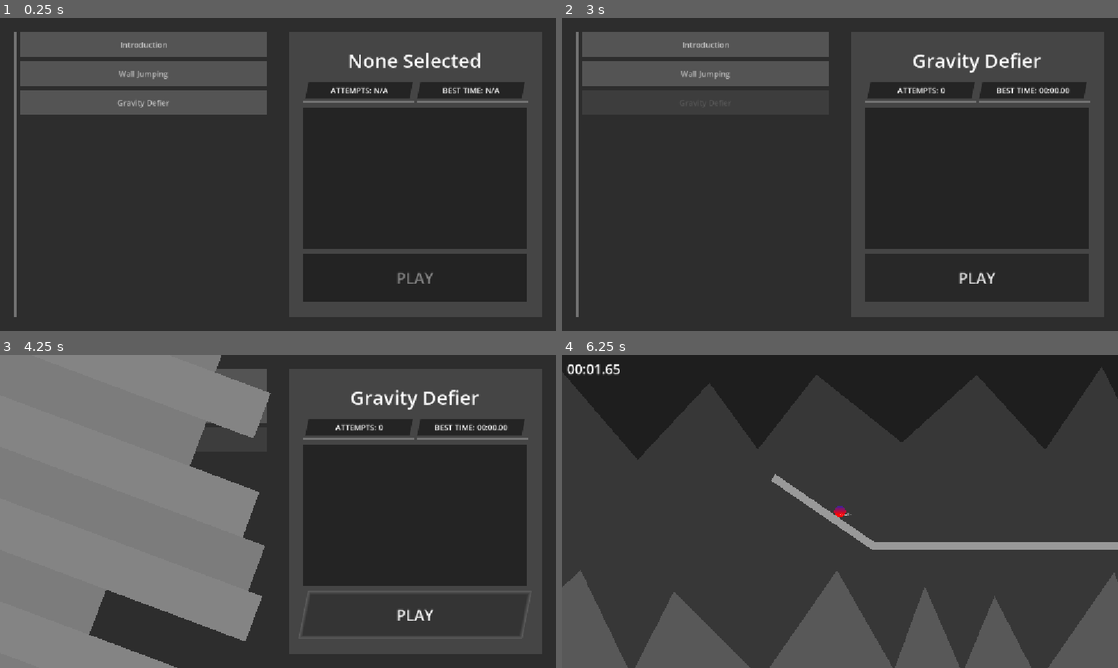
Above: before the commit, frames 1-4 (two rows, left to right).
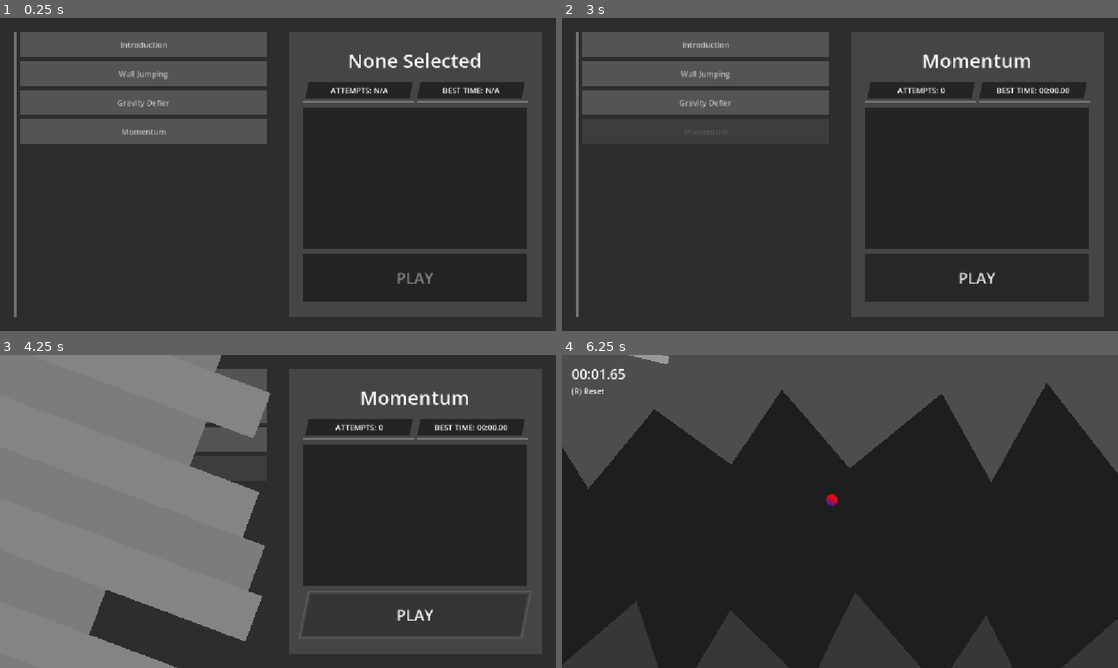
Above: after the commit, the same moments.

Repository: appellatebaton0/wierd-jam
Game: Godot game, scene res://Scenes/Main.tscn
Two runs of this game, one before a commit and one after it. Both use one fixed random seed, a clock stepped at 60 frames per second and the inputs below.
Inputs (mouse positions are in pixels of both pictures, inside the frame that each line leads up to):
- Up to frame 1 (0.25 s): no input
- Up to frame 2 (3 s): click "Introduction" at 0.5 s; click "Wall Jumping" at 1.25 s; click "Gravity Defier" at 2 s; click (706, 130) at 2.75 s, where only the run after the commit has a clickable "Momentum"
- Up to frame 3 (4.25 s): click "PLAY" at 3.5 s
- Up to frame 4 (6.25 s): click "PLAY" at 4.25 s; tap Enter at 5 s; hold W 5.03-5.78 s; tap Space (Jump) at 5.27, 6.02 s

The runs differ from the first frame. In frame 1, 3.5% of the frame differs, in the area x 3-48%, y 32-41%; in frame 2, 0.9%; in frame 3, 0.6%; in frame 4, 85%, in the area x 0-100%, y 0-100%.
Error before the commit: Parse Error: Identifier "rail_snap" not declared in the current scope. (res://Scripts/Rail.gd:53)

Commit message:
h13.5 - Manual Reseting & Even Better Physics
Added a key for manual reset WHICH WAS ALL I HAD PLANNED.

But then I noticed something wasn't happening that I wanted to - when you fall onto a slope, or otherwise hit a surface with a lot of speed, you snap down to the grind speed - I switched it (after some work) to keeping that speed you had, depending on how close it is to the new speed.

Diff:
--- a/Scenes/Levels/Gravity_Defier.tscn
+++ b/Scenes/Levels/Gravity_Defier.tscn
@@ -7,6 +7,7 @@
 index = 2
 
 [node name="Polygon2D" parent="Parallax2D2" parent_id_path=PackedInt32Array(1941711672) index="0" unique_id=1754250498]
+position = Vector2(8, 425)
 polygon = PackedVector2Array(7500, -1500, 7500, 1500, -7500, 1500, -7500, -1500, -7500, -1369.1631, -7291.2515, -1689.9 …(1226 unchanged characters)…
 
 [node name="Polygon2D" parent="Parallax2D" parent_id_path=PackedInt32Array(27294607) index="0" unique_id=1216577211]
@@ -44,18 +45,30 @@
 position = Vector2(-162, 198)
 
 [node name="LongRail8" parent="." index="14" unique_id=120112712 instance=ExtResource("2_msm3a")]
-position = Vector2(-1595, 20)
-rotation = 0.7963524
+position = Vector2(-1612.9999, 38)
+rotation = 0.6981317
 
-[node name="LongRail9" parent="." index="15" unique_id=310490164 instance=ExtResource("2_msm3a")]
+[node name="LongRail13" parent="." index="15" unique_id=723667965 instance=ExtResource("2_msm3a")]
+position = Vector2(-1612.9999, 38)
+rotation = 0.6981317
+
+[node name="LongRail9" parent="." index="16" unique_id=310490164 instance=ExtResource("2_msm3a")]
 position = Vector2(279, 39)
 rotation = 2.4486346
 
-[node name="LongRail10" parent="." index="16" unique_id=523359656 instance=ExtResource("2_msm3a")]
+[node name="LongRail14" parent="." index="17" unique_id=2021702591 instance=ExtResource("2_msm3a")]
+position = Vector2(514, -365)
+rotation = 1.7453293
+
+[node name="LongRail15" parent="." index="18" unique_id=227900782 instance=ExtResource("2_msm3a")]
+position = Vector2(433.00006, -826)
+rotation = 1.0471976
+
+[node name="LongRail10" parent="." index="19" unique_id=523359656 instance=ExtResource("2_msm3a")]
 position = Vector2(384, 555)
 
-[node name="LongRail11" parent="." index="17" unique_id=915853296 instance=ExtResource("2_msm3a")]
+[node name="LongRail11" parent="." index="20" unique_id=915853296 instance=ExtResource("2_msm3a")]
 position = Vector2(892, 555)
 
-[node name="LongRail12" parent="." index="18" unique_id=2122256474 instance=ExtResource("2_msm3a")]
+[node name="LongRail12" parent="." index="21" unique_id=2122256474 instance=ExtResource("2_msm3a")]
 position = Vector2(1395, 555)
--- /dev/null
+++ b/Scenes/Levels/Momentum.tscn
@@ -0,0 +1,38 @@
+[gd_scene format=3 uid="uid://d2p1nmbkfogfu"]
+
+[ext_resource type="PackedScene" uid="uid://bp4ot4t75mw16" path="res://Scenes/BaseLevel.tscn" id="1_cklyt"]
+[ext_resource type="PackedScene" uid="uid://dffj877vhhx4u" path="res://Scenes/LongRail.tscn" id="2_bbf63"]
+
+[node name="Level" unique_id=1515485159 instance=ExtResource("1_cklyt")]
+index = 3
+
+[node name="Player" parent="." index="4" unique_id=993666105]
+position = Vector2(-2608, -1535)
+
+[node name="LongRail" parent="." index="7" unique_id=1357488898 instance=ExtResource("2_bbf63")]
+position = Vector2(-2604, -1446.0001)
+rotation = 0.22846644
+
+[node name="LongRail2" parent="." index="8" unique_id=784164349 instance=ExtResource("2_bbf63")]
+position = Vector2(-1285, 154)
+rotation = 1.2062794
+
+[node name="LongRail3" parent="." index="9" unique_id=301599115 instance=ExtResource("2_bbf63")]
+position = Vector2(-1000, 538)
+rotation = 0.6459915
+
+[node name="LongRail4" parent="." index="10" unique_id=834808657 instance=ExtResource("2_bbf63")]
+position = Vector2(-552, 714)
+rotation = 0.067217216
+
+[node name="LongRail5" parent="." index="11" unique_id=342929734 instance=ExtResource("2_bbf63")]
+position = Vector2(-43.99997, 751)
+rotation = 0.067217216
+
+[node name="LongRail6" parent="." index="12" unique_id=1168208710 instance=ExtResource("2_bbf63")]
+position = Vector2(464, 788)
+rotation = 0.067217216
+
+[node name="LongRail7" parent="." index="13" unique_id=2067416267 instance=ExtResource("2_bbf63")]
+position = Vector2(972, 825)
+rotation = 0.067217216
--- a/Scenes/Levels/Wall_Jumping.tscn
+++ b/Scenes/Levels/Wall_Jumping.tscn
@@ -50,4 +50,4 @@
 offset_right = 962.0
 offset_bottom = 237.0
 theme_override_font_sizes/font_size = 50
-text = "[TAP JUMP] - SPACE"
+text = "[TAP SPACE] - JUMP"
--- a/Scenes/Main.tscn
+++ b/Scenes/Main.tscn
@@ -232,17 +232,24 @@
 anchor_bottom = 1.0
 grow_horizontal = 2
 grow_vertical = 2
-theme_override_constants/margin_left = 10
-theme_override_constants/margin_top = 10
-theme_override_constants/margin_right = 10
-theme_override_constants/margin_bottom = 10
-
-[node name="RunTimer" type="Label" parent="CanvasLayer/TimerHud" unique_id=1960889108]
+theme_override_constants/margin_left = 20
+theme_override_constants/margin_top = 20
+theme_override_constants/margin_right = 20
+theme_override_constants/margin_bottom = 2
+
+[node name="VBoxContainer" type="VBoxContainer" parent="CanvasLayer/TimerHud" unique_id=2029204236]
+layout_mode = 2
+
+[node name="RunTimer" type="Label" parent="CanvasLayer/TimerHud/VBoxContainer" unique_id=1960889108]
 layout_mode = 2
 size_flags_vertical = 1
 theme_override_font_sizes/font_size = 28
 text = "0:00.00"
 script = ExtResource("7_jw32o")
+
+[node name="Label" type="Label" parent="CanvasLayer/TimerHud/VBoxContainer" unique_id=1846819538]
+layout_mode = 2
+text = "(R) Reset"
 
 [node name="UI" type="Control" parent="CanvasLayer" unique_id=761102148]
 layout_mode = 3
--- a/Scenes/Player.tscn
+++ b/Scenes/Player.tscn
@@ -3,7 +3,7 @@
 [ext_resource type="Script" uid="uid://dmc7nasewcrt7" path="res://Scripts/Player.gd" id="1_rpqav"]
 
 [sub_resource type="CircleShape2D" id="CircleShape2D_rpqav"]
-radius = 24.0
+radius = 8.062258
 
 [sub_resource type="Shader" id="Shader_rpqav"]
 code = "shader_type canvas_item;
@@ -45,12 +45,14 @@
 fill_to = Vector2(0.6495727, 0.7307692)
 
 [sub_resource type="CircleShape2D" id="CircleShape2D_kyqiw"]
-radius = 27.018513
+radius = 30.0
 
 [node name="Player" type="CharacterBody2D" unique_id=993666105 groups=["Player"]]
 rotation = 3.1381004
 collision_layer = 2
 collision_mask = 5
+floor_stop_on_slope = false
+floor_block_on_wall = false
 platform_floor_layers = 4294967041
 script = ExtResource("1_rpqav")
 
@@ -66,10 +68,5 @@
 [node name="CollisionShape2D" type="CollisionShape2D" parent="RailDetector" unique_id=894251576]
 shape = SubResource("CircleShape2D_kyqiw")
 
-[node name="Label" type="Label" parent="." unique_id=253678768]
-unique_name_in_owner = true
-offset_right = 40.0
-offset_bottom = 23.0
-
 [connection signal="body_entered" from="RailDetector" to="." method="_on_rail_enter"]
 [connection signal="body_exited" from="RailDetector" to="." method="_on_rail_exit"]
--- a/Scripts/AnimationOverlay.gd
+++ b/Scripts/AnimationOverlay.gd
@@ -16,8 +16,6 @@
 		rect_seeds.append(randf_range(-3, -1.25))
 
 # Called every frame. 'delta' is the elapsed time since the previous frame.
-func _process(delta: float) -> void:
+func _process(_delta: float) -> void:
 	for i in range(len(rects)):
 		rects[i].position.x = (ease(progress, rect_seeds[i]) - 0.63) * 3500
-
-	pass
--- a/Scripts/Global.gd
+++ b/Scripts/Global.gd
@@ -1,8 +1,8 @@
 extends Node
 
 @warning_ignore("unused_signal")
+signal loaded_level # Emitted when a new level is loaded.
 signal reset_level # Resets the level. (Duh.)
-signal loaded_level # Emitted when a new level is loaded.
 
 var run_timer:RunTimer
 
@@ -19,3 +19,5 @@
 
 # Returns the num as a string, in 00 format regardless of value (below 100)
 func digi(num:int) -> String: return ("0" if num < 10 else "") + str(num)
+
+func _process(_delta: float) -> void: if Input.is_action_just_pressed("Reset"): reset_level.emit()
--- a/Scripts/LevelScreen.gd
+++ b/Scripts/LevelScreen.gd
@@ -42,11 +42,10 @@
 	# Sort.
 	var real_files:Array[StringName]
 
-	var ran = range(len(files))
-	var index = 0
-
 	var instances:Array[Level]
 	for file in files: instances.append(load(LEVEL_PATH + file).instantiate())
+
+	var index = 0
 
 	while len(files) > 0:
 		for level in instances:
@@ -98,7 +97,7 @@
 	level_title_lab.text = data.level_name
 	attempts_lab.text = "ATTEMPTS: " + str(len(data.attempts))
 
-	var best_time := 0
+	var best_time := 0.0
 	for attempt in data.attempts:
 		if attempt.time < best_time or best_time == 0:
 			best_time = attempt.time
--- a/Scripts/Player.gd
+++ b/Scripts/Player.gd
@@ -6,12 +6,13 @@
 @onready var spawn_position = global_position
 
 @export var grind_speed := 700.0
-@export var jump_height := 700.0
+@export var jump_height := 670.0
 
 const JUMP_BUFFER := 0.1
 var jump_buffering := 0.0
 
 var snapped_to:Rail
+var on_snap_mag:float
 
 # A normalized vector of the direction the player is grinding in.
 var direction:Vector2 : set =_set_dir
@@ -27,12 +28,9 @@
 	jump_buffering = move_toward(jump_buffering, 0, delta)
 	if Input.is_action_just_pressed("Jump"): jump_buffering = JUMP_BUFFER
 
-	if snapped_to and velocity != direction * grind_speed:
-		print("! -> ", velocity)
-
 	# Grinding
 	if snapped_to:
-		velocity = direction * grind_speed
+		velocity = direction * max(grind_speed, on_snap_mag)
 
 		if jump_buffering: # Jump
 
@@ -63,9 +61,6 @@
 
 	move_and_slide()
 
-	%Label.rotation = -rotation
-	%Label.text = str(snapped_to)
-
 func _on_rail_enter(rail:Node2D):
 	if   rail is DeathRail: Global.reset_level.emit() # Die.
 	elif rail is Rail: snap_to(rail) # Snap to this rail.
@@ -73,6 +68,7 @@
 
 func snap_to(rail:Rail):
 	snapped_to = rail
+
 
 	# Create a vector rotated to mimic the rail's rotation.
 	var rail_vector = Vector2.DOWN.rotated(rail.rotation)
@@ -83,6 +79,8 @@
 
 	# Figure out which direction is closer to the current direction, and set to that.
 	direction = closest([a,b], direction)
+
+	on_snap_mag = mag(velocity.project(direction))
 
 # Returns the Vector2 that is most similar to the comparator out of the given array.
 func closest(of:Array[Vector2], compared_to:Vector2):
@@ -105,6 +103,8 @@
 	global_position = spawn_position
 	snapped_to = null
 
+func mag(of:Vector2): return sqrt(pow(of.x, 2) + pow(of.y, 2))
+
 ## DEBUG DATA
 func _draw() -> void:
 	if not DEBUG: return
--- a/Scripts/Rail.gd
+++ b/Scripts/Rail.gd
@@ -49,12 +49,6 @@
 
 		Global.reset_level.connect(_on_reset)
 		_on_reset()
-
-		rail_snap.body_entered.connect(_on_player_ente)
-		rail_snap.body_exited.connect(_on_player_exit)
-
-func _on_player_ente(player:Node2D): if player is Player: player._on_rail_enter(self)
-func _on_player_exit(player:Node2D): if player is Player: player._on_rail_exit(self)
 
 func _physics_process(delta: float) -> void:
 
--- a/project.godot
+++ b/project.godot
@@ -43,6 +43,11 @@
 "events": [Object(InputEventKey,"resource_local_to_scene":false,"resource_name":"","device":-1,"window_id":0,"alt_press …(191 unchanged characters)…
 ]
 }
+Reset={
+"deadzone": 0.2,
+"events": [Object(InputEventKey,"resource_local_to_scene":false,"resource_name":"","device":-1,"window_id":0,"alt_pressed":false,"shift_pressed":false,"ctrl_pressed":false,"meta_pressed":false,"pressed":false,"keycode":0,"physical_keycode":82,"key_label":0,"unicode":114,"location":0,"echo":false,"script":null)
+]
+}
 
 [layer_names]
 
